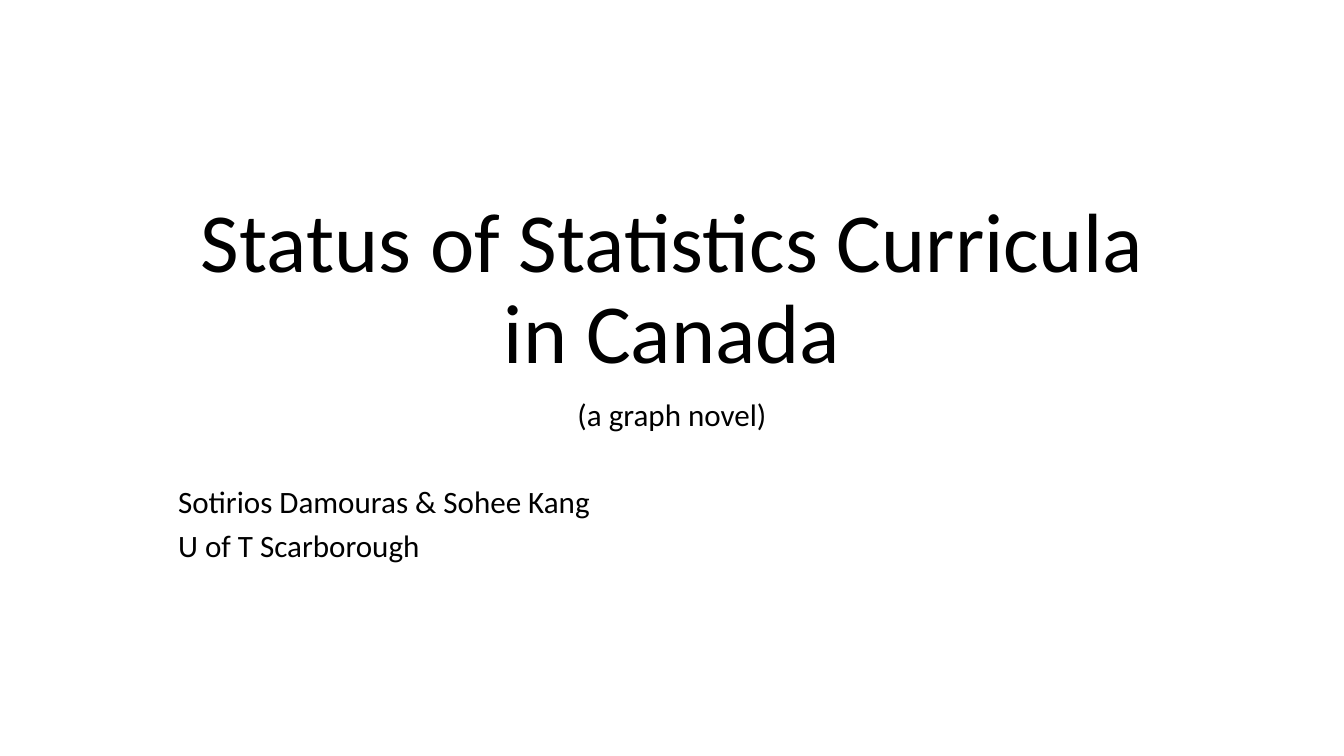
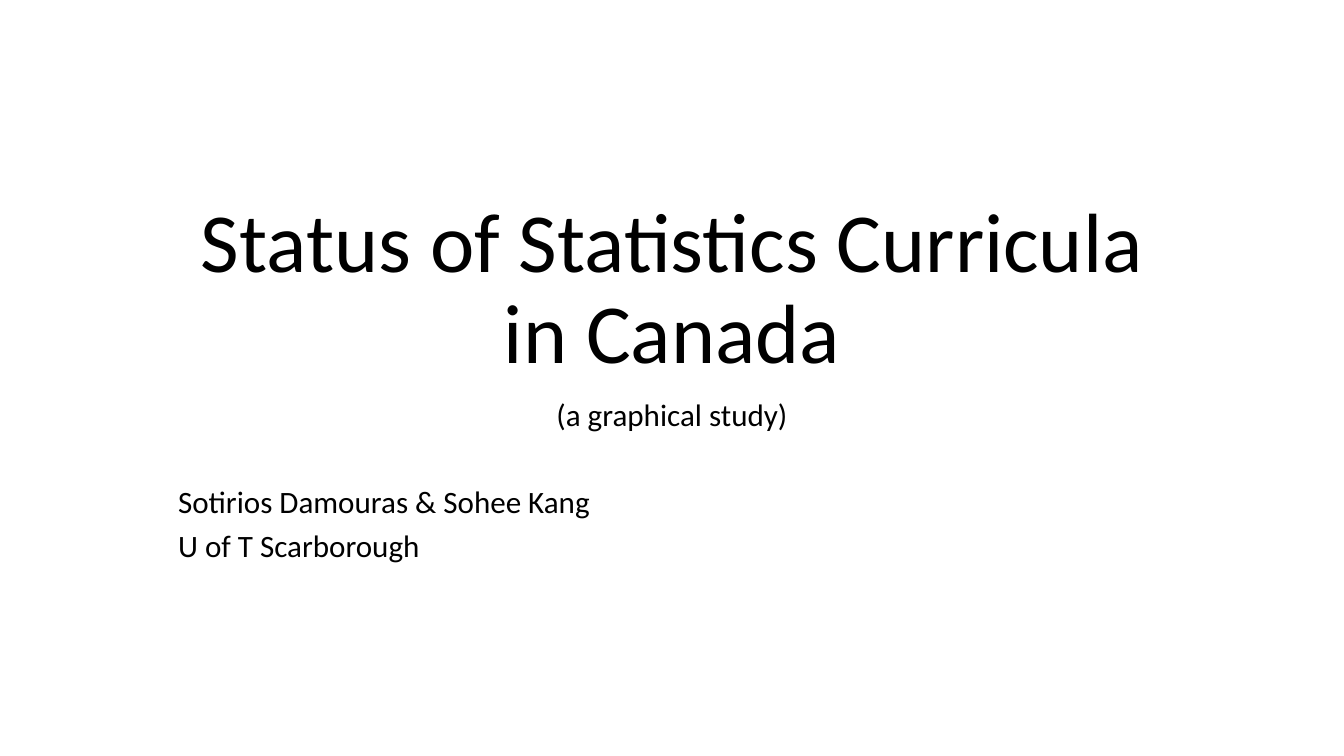
Before and after one commit to damouras/SoSC, a slide deck: slide 1 of Status fo Statistics Curricula.pptx. Drawn at 1344x756 pixels with LibreOffice and Linux fonts; fonts in the diff are those of the drawing. Boxes give left, top, right and bottom in pixels: in the first picture for what was removed or moved away, otherwise in the second. Text is boxed around its words. In the diff, an @@ line names an element or a change of style, - is before the commit and + after.

```diff
--- a/Status fo Statistics Curricula.pptx
+++ b/Status fo Statistics Curricula.pptx
@@ subtitle at [556,403,787,432]: text changed @@
-(a graph novel)
+(a graphical study)
```
Also in this commit, not shown: 6 other slides changed, 3 slides added, 2 slides removed, 7 other files.
